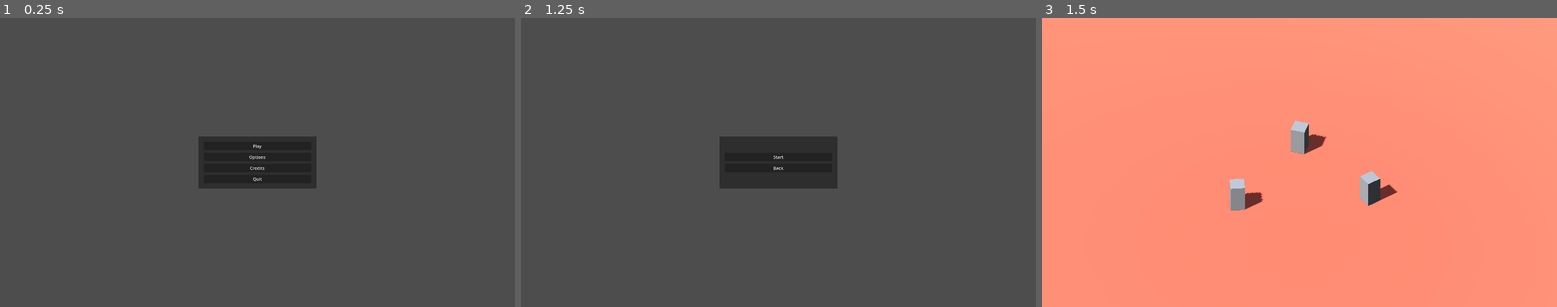
Above: before the commit, frames 1-3 (left to right).
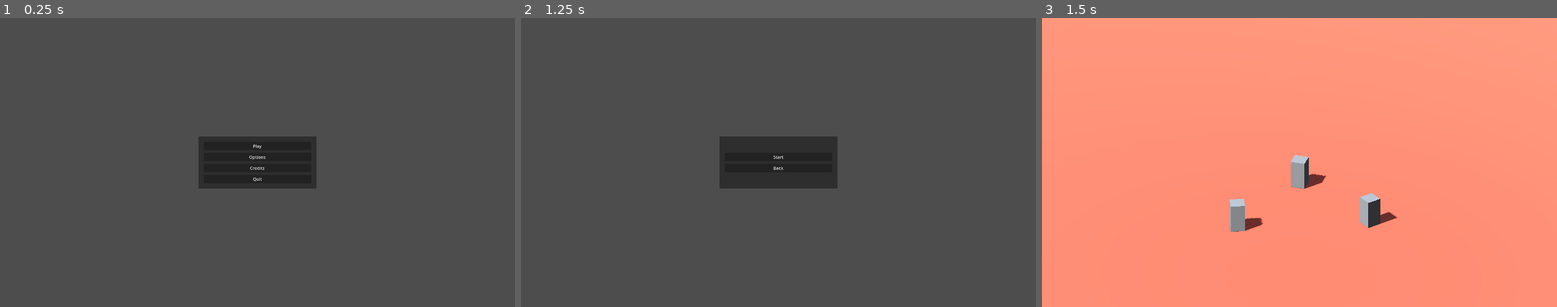
Above: after the commit, the same moments.

Repository: natelindev/command-horizon
Game: Godot game, scene res://source/Main.tscn
Two runs of this game, one before a commit and one after it. Both use one fixed random seed, a clock stepped at 60 frames per second and the inputs below.
Inputs:
- Up to frame 1 (0.25 s): no input
- Up to frame 2 (1.25 s): click "Play" at 0.5 s
- Up to frame 3 (1.5 s): click "Start" at 1.25 s

Frames 1-2 are identical in both runs. In frame 3, 2.6% of the frame differs, in the area x 36-70%, y 35-74%.

Commit message:
Add initial 'RTSCamera3D' implementation

Diff:
--- a/source/match/Match.tscn
+++ b/source/match/Match.tscn
@@ -1,4 +1,6 @@
-[gd_scene load_steps=7 format=3 uid="uid://b3lht12npqoff"]
+[gd_scene load_steps=8 format=3 uid="uid://b3lht12npqoff"]
+
+[ext_resource type="Script" path="res://source/match/RTSCamera3D.gd" id="1_qy0tl"]
 
 [sub_resource type="StandardMaterial3D" id="StandardMaterial3D_1na00"]
 albedo_color = Color(1, 0.396078, 0.298039, 1)
@@ -22,6 +24,14 @@
 
 [node name="Match" type="Node3D"]
 
+[node name="RTSCamera3D" type="Camera3D" parent="."]
+transform = Transform3D(0.580703, -0.407058, 0.705045, 0, 0.866025, 0.5, -0.814116, -0.290351, 0.502904, 5.63543, 9.16272, 4.01645)
+projection = 1
+current = true
+size = 20.0
+script = ExtResource("1_qy0tl")
+size_max = 60
+
 [node name="DummyContent" type="Node3D" parent="."]
 
 [node name="MeshInstance3D" type="MeshInstance3D" parent="DummyContent"]
@@ -39,17 +49,6 @@
 transform = Transform3D(0.864134, 0, -0.503261, 0, 1, 0, 0.503261, 0, 0.864134, -2.42462, 0, 3.55337)
 mesh = SubResource("BoxMesh_qv7qt")
 
-[node name="Camera3D" type="Camera3D" parent="DummyContent"]
-transform = Transform3D(0.580191, -0.538039, 0.611467, 2.98023e-08, 0.750746, 0.660592, -0.81448, -0.383269, 0.435576, 3.45019, 7.613, 2.45773)
-projection = 1
-current = true
-size = 20.0
-
-[node name="Camera3D2" type="Camera3D" parent="DummyContent"]
-transform = Transform3D(0.580191, -0.538039, 0.611467, 2.98023e-08, 0.750746, 0.660592, -0.81448, -0.383269, 0.435576, 10.6065, 15.3442, 7.55549)
-fov = 22.6
-size = 20.0
-
 [node name="WorldEnvironment" type="WorldEnvironment" parent="DummyContent"]
 environment = SubResource("Environment_qxcnu")
 
--- /dev/null
+++ b/source/match/RTSCamera3D.gd
@@ -0,0 +1,71 @@
+extends Camera3D
+
+const EXPECTED_X_ROTATION_DEGREES = -30.0
+const EXPECTED_PROJECTION = PROJECTION_ORTHOGONAL
+
+@export var size_min = 1
+@export var size_max = 20
+@export var screen_margin_for_movement = 1
+@export var movement_speed = 1.1
+
+var _movement_vector_2d = Vector2(0, 0)
+
+
+func _ready():
+	assert(projection == EXPECTED_PROJECTION)
+	assert(is_equal_approx(rotation_degrees.x, EXPECTED_X_ROTATION_DEGREES))
+
+
+func _physics_process(delta):
+	if _movement_vector_2d != Vector2(0, 0):
+		var real_delta = delta / Engine.time_scale
+		var scaled_movement_vector_2d = (
+			_movement_vector_2d.normalized()
+			* real_delta
+			* Vector2(movement_speed, movement_speed * 2.0)
+			* size
+		)
+		var movement_vector_3d = Vector3(
+			scaled_movement_vector_2d.x, 0, scaled_movement_vector_2d.y
+		)
+		movement_vector_3d = movement_vector_3d.rotated(Vector3(0, 1, 0), rotation.y)
+		global_translate(movement_vector_3d)
+
+
+func _unhandled_input(event):
+	if event is InputEventMouseButton:
+		if event.is_pressed() and event.button_index == MOUSE_BUTTON_WHEEL_UP:
+			_zoom_in()
+		elif event.is_pressed() and event.button_index == MOUSE_BUTTON_WHEEL_DOWN:
+			_zoom_out()
+	elif event is InputEventMouseMotion:
+		_move(event.position)
+
+
+func _move(mouse_pos):
+	var viewport_size = get_viewport().size
+	_movement_vector_2d = Vector2(
+		(
+			-1 * int(mouse_pos.x <= screen_margin_for_movement)
+			+ 1 * int(mouse_pos.x >= viewport_size.x - screen_margin_for_movement)
+		),
+		(
+			-1 * int(mouse_pos.y <= screen_margin_for_movement)
+			+ 1 * int(mouse_pos.y >= viewport_size.y - screen_margin_for_movement)
+		)
+	)
+
+
+func _zoom_in():
+	set_size_safely(size - 1)
+
+
+func _zoom_out():
+	set_size_safely(size + 1)
+
+
+func set_size_safely(a_size):
+	if a_size == size:
+		return
+	size = clamp(a_size, size_min, size_max)
+	# TODO: align_camera_properties_to_current_size()
